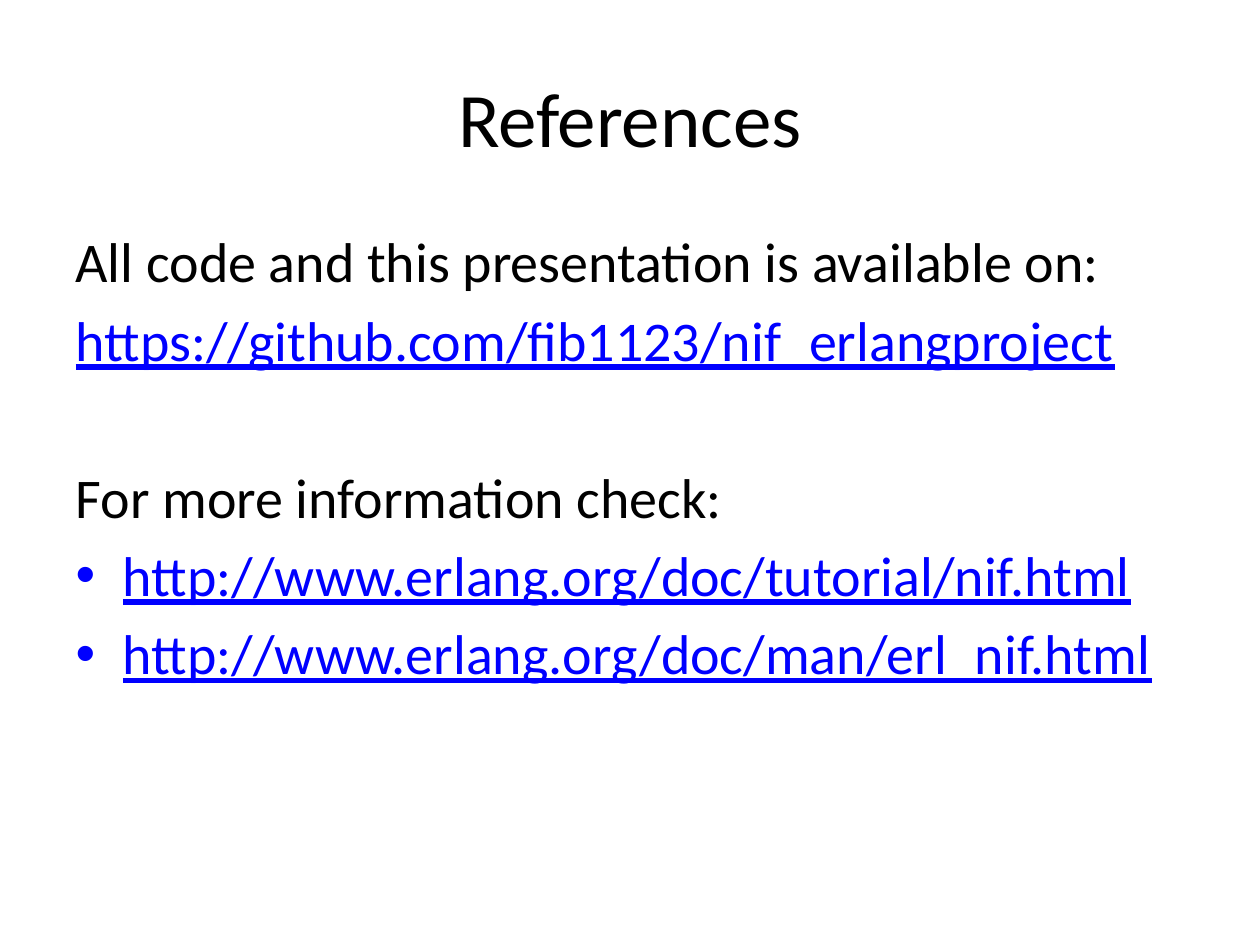
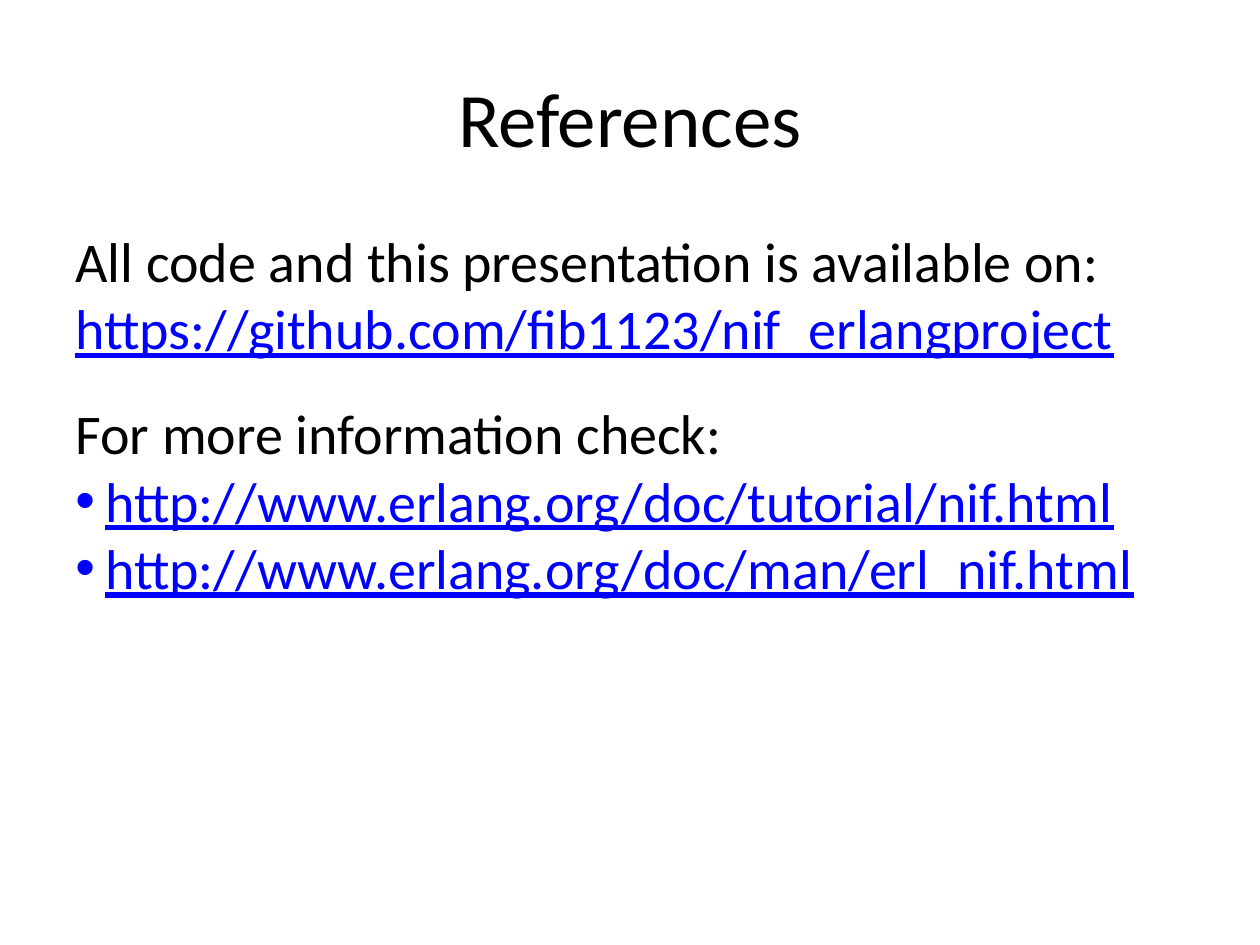
Before and after one commit to fib1123/nif_erlangproject, a slide deck: slide 14 of NIF.pptx (slide 8 before the commit). Drawn at 1260x945 pixels with LibreOffice and Linux fonts; fonts in the diff are those of the drawing. Boxes give left, top, right and bottom in pixels: in the first picture for what was removed or moved away, otherwise in the second. Text is boxed around its words. In the diff, an @@ line names an element or a change of style, - is before the commit and + after.

```diff
--- a/NIF.pptx
+++ b/NIF.pptx
@@ text "All code and this presentation ..." at [75,243,1132,599]: less space between paragraphs; indent changed @@
```
Also in this commit, not shown: 3 other slides changed, 6 slides added, 1 other file.
